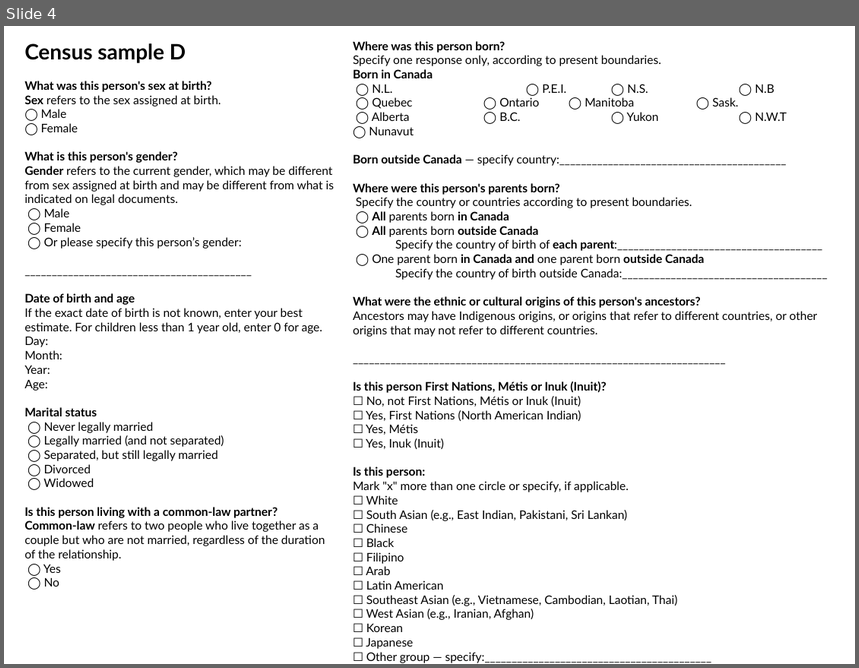
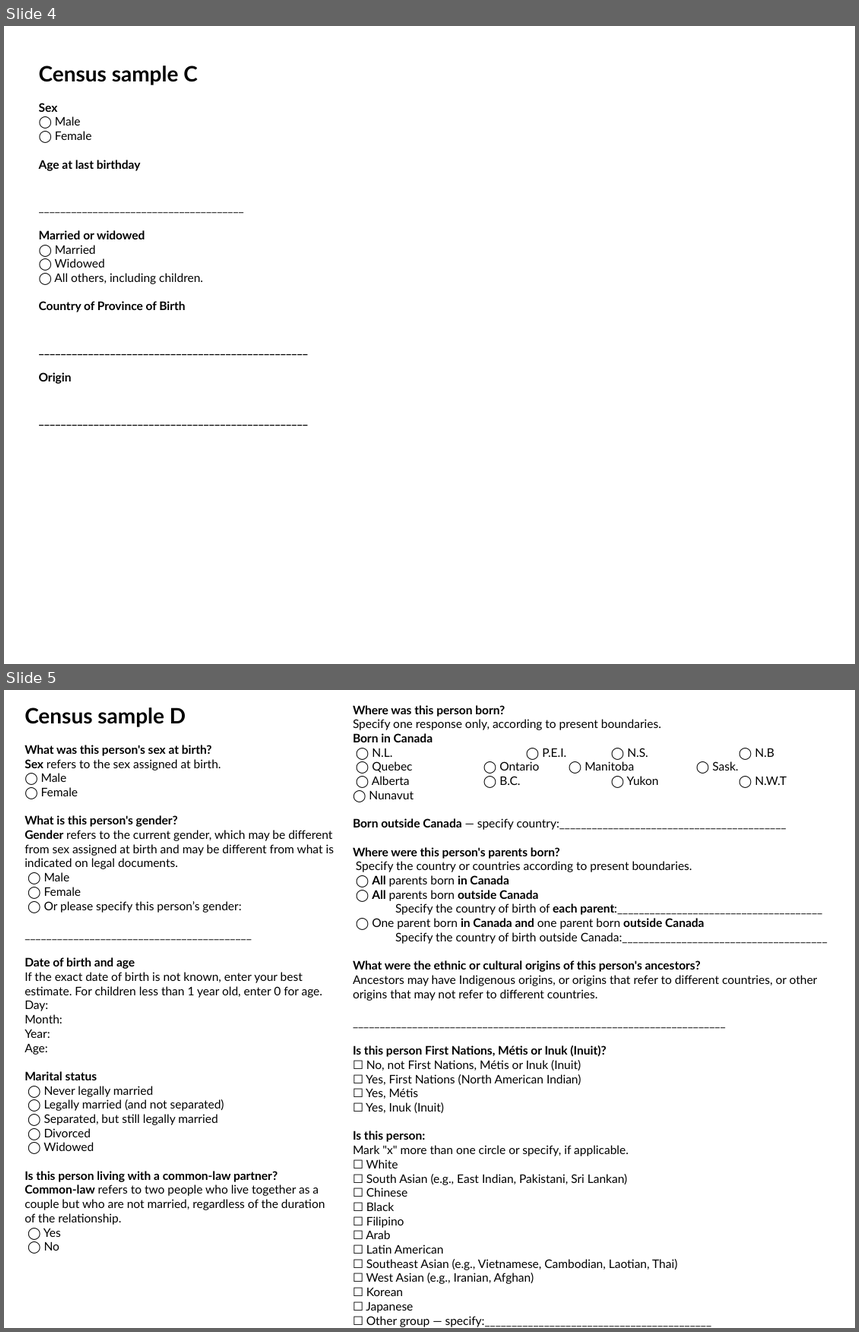
Before and after one commit to lizabolton/statistics-ethics-identity, a slide deck: activity.pptx. Shown one above the other, each under a label of ours: slide 4 before the commit, slides 4 and 5 after it. The pictures are 859x668 and 859x1332 pixels, drawn with LibreOffice and Linux fonts; fonts in the diff are those of the drawing. Boxes give left, top, right and bottom in pixels: in the first picture for what was removed or moved away, otherwise in the second. Text is boxed around its words. In the diff, an @@ line names an element or a change of style, - is before the commit and + after.

```diff
--- a/activity.pptx
+++ b/activity.pptx
@@ slide 4 added at bbox=[4, 26, 855, 664], background #FFFFFF @@
@@ text added at bbox=[39, 66, 203, 384], 10 pt, text #000000, bold @@
+Census sample C
+Sex
+◯ Male
+◯ Female
+Age at last birthday
+______________________________________
+Married or widowed
+◯ Married
+◯ Widowed
+◯ All others, including children.
+Country of Province of Birth
+_________________________________________________
+Origin
+_________________________________________________
@@ what was slide 4 is now slide 5 @@
```
Also in this commit, not shown: 2 slides changed, 7 other files.
